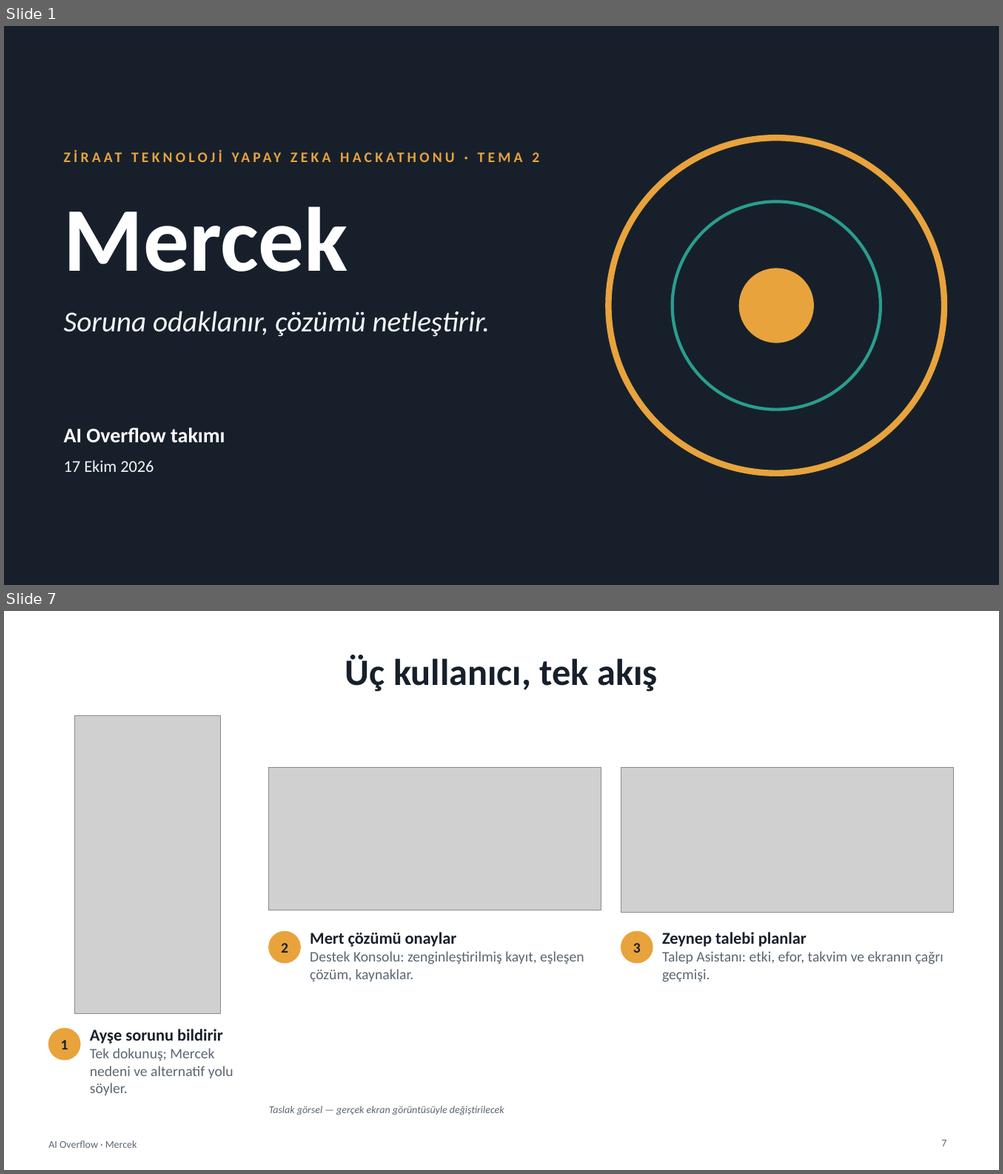
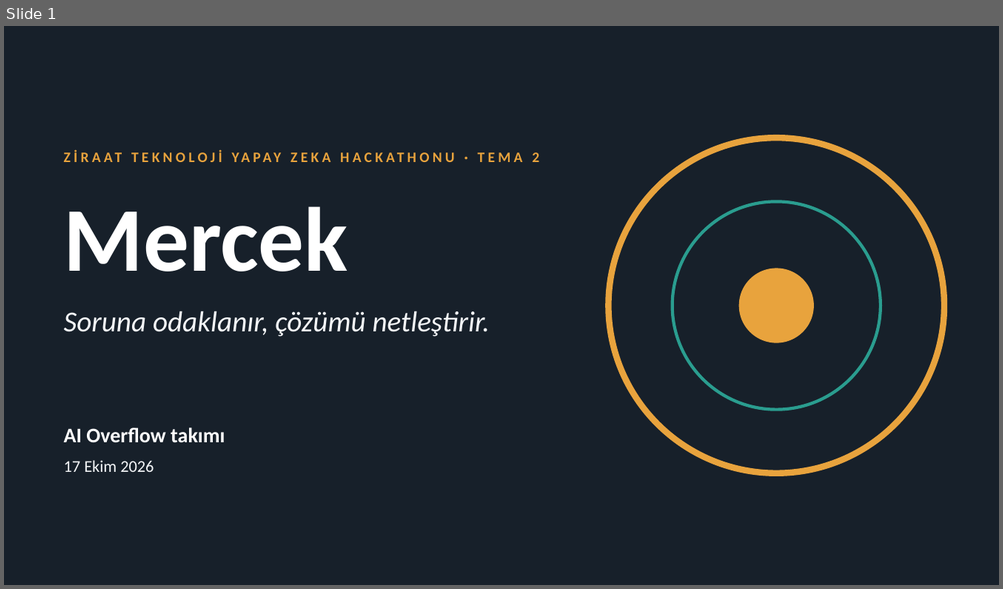
Before and after one commit to SeyhanAmasyalii/ZTHackathonStudy, a slide deck: presentation/Mercek_AI_Overflow_Sunum.pptx. Shown one above the other, each under a label of ours: slides 1 and 7 before the commit, slide 1 after it; the slides between them are not shown. The pictures are 1003x1174 and 1003x589 pixels, drawn with LibreOffice and Linux fonts; fonts in the diff are those of the drawing; grey boxes stand for pictures. Boxes give left, top, right and bottom in pixels: in the first picture for what was removed or moved away, otherwise in the second. Text is boxed around its words. In the diff, an @@ line names an element or a change of style, - is before the commit and + after.

```diff
--- a/presentation/Mercek_AI_Overflow_Sunum.pptx
+++ b/presentation/Mercek_AI_Overflow_Sunum.pptx
@@ slide 7 removed at bbox=[4, 611, 999, 1170], background #FFFFFF @@
@@ title removed at bbox=[345, 655, 657, 692] @@
-Üç kullanıcı, tek akış
@@ picture removed at bbox=[75, 715, 220, 1014] @@
@@ picture removed at bbox=[269, 768, 601, 910] @@
@@ picture removed at bbox=[621, 768, 953, 912] @@
@@ ellipse removed at bbox=[269, 932, 300, 963] @@
@@ text removed at bbox=[281, 943, 288, 953] @@
-2
@@ text removed at bbox=[310, 932, 583, 982] @@
-Mert çözümü onaylar
-Destek Konsolu: zenginleştirilmiş kayıt, eşleşen çözüm, kaynaklar.
@@ ellipse removed at bbox=[621, 932, 652, 963] @@
@@ text removed at bbox=[633, 943, 640, 953] @@
-3
@@ text removed at bbox=[662, 932, 943, 982] @@
-Zeynep talebi planlar
-Talep Asistanı: etki, efor, takvim ve ekranın çağrı geçmişi.
@@ ellipse removed at bbox=[48, 1029, 80, 1060] @@
@@ text removed at bbox=[90, 1029, 233, 1096] @@
-Ayşe sorunu bildirir
-Tek dokunuş; Mercek nedeni ve alternatif yolu söyler.
@@ text removed at bbox=[61, 1040, 68, 1050] @@
-1
@@ text removed at bbox=[269, 1106, 504, 1116] @@
-Taslak görsel — gerçek ekran görüntüsüyle değiştirilecek
@@ text removed at bbox=[48, 1141, 137, 1148] @@
-AI Overflow · Mercek
@@ page number removed at bbox=[941, 1140, 946, 1147] @@
-7
```
Also in this commit, not shown: 8 slides changed, 2 slides added, 1 other slide removed, 24 other files.
